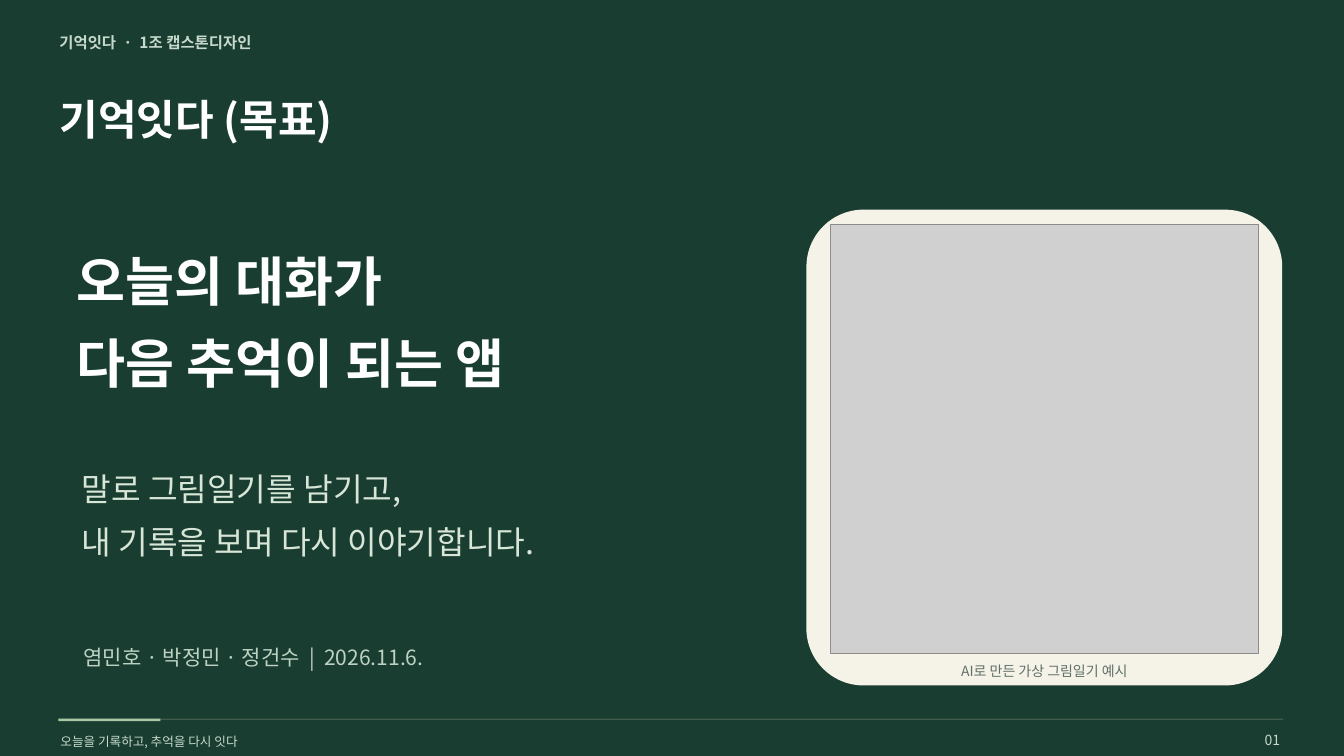
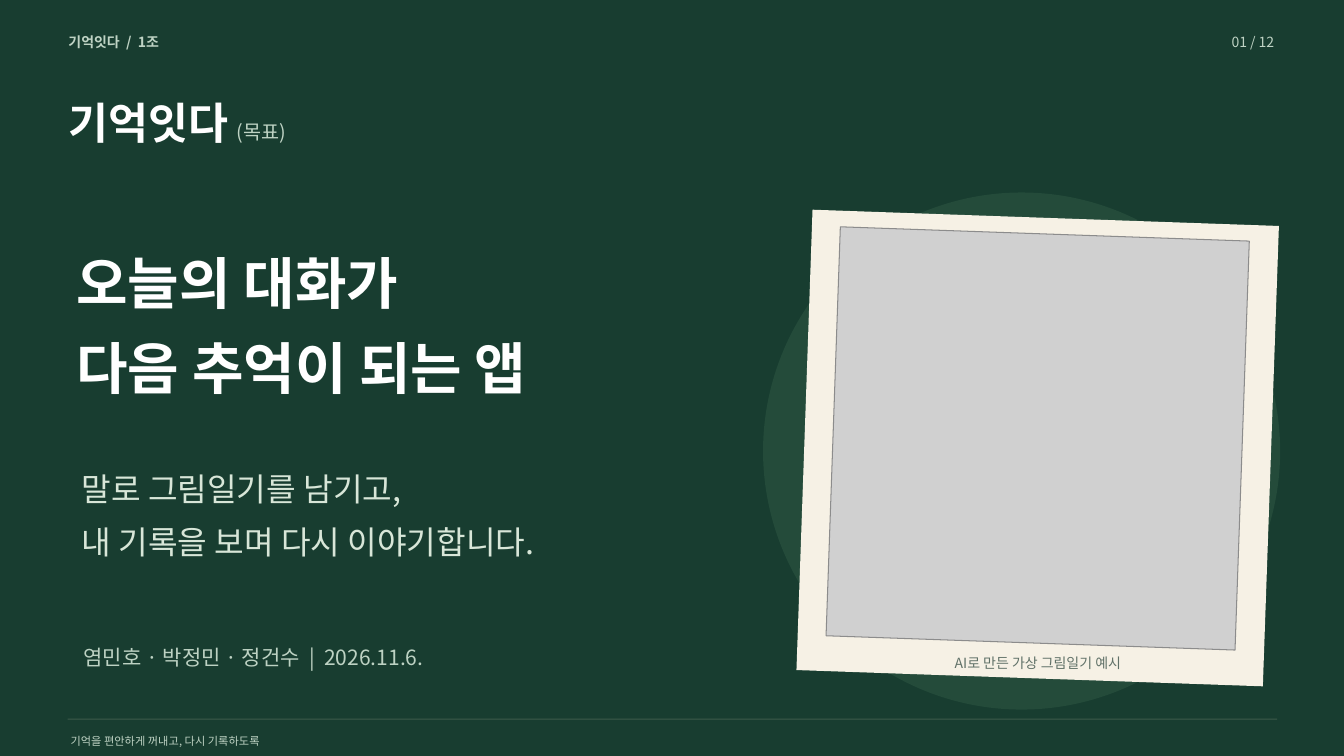
Before and after one commit to jungminpark68/capstone, a slide deck: slide 1 of docs/presentations/memory_connect_intro_7min.pptx. Drawn at 1344x756 pixels with LibreOffice and Linux fonts; fonts in the diff are those of the drawing; grey boxes stand for pictures. Boxes give left, top, right and bottom in pixels: in the first picture for what was removed or moved away, otherwise in the second. Text is boxed around its words. In the diff, an @@ line names an element or a change of style, - is before the commit and + after.

Commit message:
Polish presentation typography, imagery, spacing and visual layouts

```diff
--- a/docs/presentations/memory_connect_intro_7min.pptx
+++ b/docs/presentations/memory_connect_intro_7min.pptx
@@ background #193E31 to #183D30 @@
@@ text at box(68, 35, 159, 49): text changed; size 11 to 10 pt; text colour #C6D9CC to #BFD3C4 @@
-기억잇다 · 1조 캡스톤디자인
+기억잇다 / 1조
@@ text at box(1232, 36, 1275, 47): text changed; text colour #C6D9CC to #BFD3C4 @@
-01
+01 / 12
@@ text "기억잇다 (목표)": place and size @@
-text "기억잇다 (목표)" at box(59, 99, 333, 144)
+text "기억잇다 (목표)" at box(68, 102, 286, 143)
@@ text "기억잇다 (목표)" at box(68, 102, 286, 143): size 30 to 31 pt in "기억잇다"; size 30 to 14 pt, text colour #FFFFFF to #BFD3C4, bold off in "(목표)" @@
@@ ellipse added at box(763, 193, 1280, 710), fill #244B3A @@
@@ rectangle added at box(797, 210, 1279, 687), fill #F6F1E5 @@
@@ rounded rectangle removed at box(807, 210, 1282, 686) @@
@@ picture at box(827, 227, 1250, 650): rotation 0 to 2 degrees @@
@@ text "오늘의 대화가" at box(77, 257, 527, 394): size 38 to 40 pt @@
@@ text "AI로 만든 가상 그림일기 예시": place and size @@
-text "AI로 만든 가상 그림일기 예시" at box(961, 664, 1128, 677)
+text "AI로 만든 가상 그림일기 예시" at box(955, 656, 1121, 669)
@@ text "AI로 만든 가상 그림일기 예시" at box(955, 656, 1121, 669): text colour #5F7068 to #607168 @@
@@ rectangle removed at box(58, 719, 160, 722) @@
@@ rectangle: place and size @@
-rectangle at box(58, 719, 1284, 720)
+rectangle at box(68, 719, 1277, 720)
@@ text at box(71, 736, 260, 747): text changed; size 9 to 8 pt; text colour #C6D9CC to #BFD3C4 @@
-오늘을 기록하고, 추억을 다시 잇다
+기억을 편안하게 꺼내고, 다시 기록하도록
```
Also in this commit, not shown: 11 other slides changed, 4 other files.
